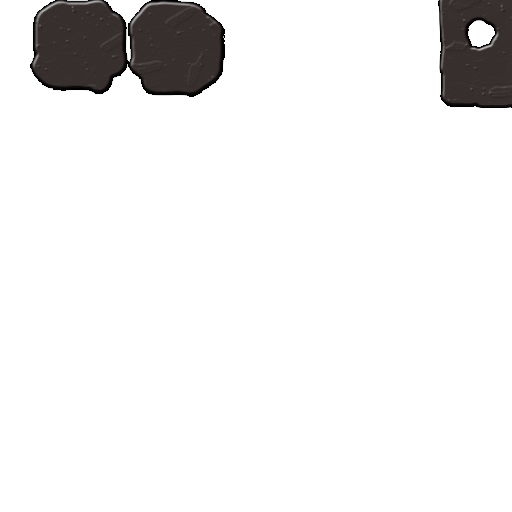
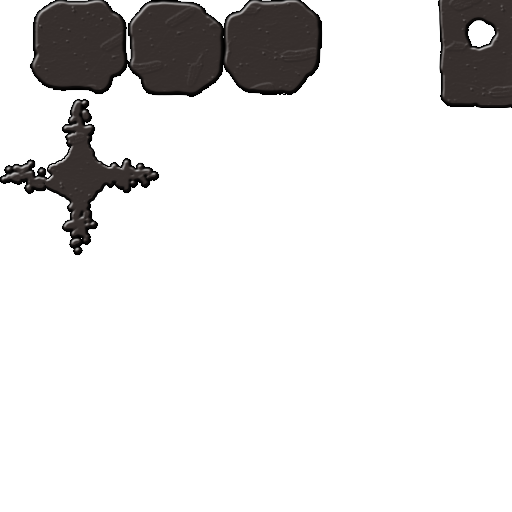
Layered file, before and after one edit (512px x 512px). Changes by layer:
added layer "Calque 11" in group "Art" over [0, 99, 159, 255]
added layer "Variant copie" in group "Art" over [222, 0, 322, 95]
